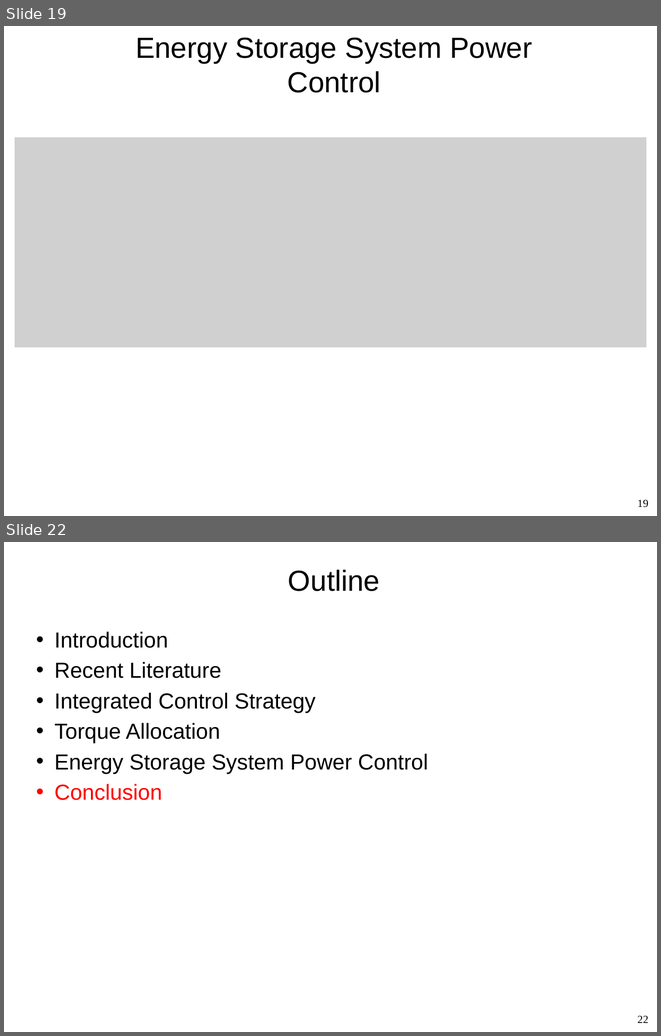
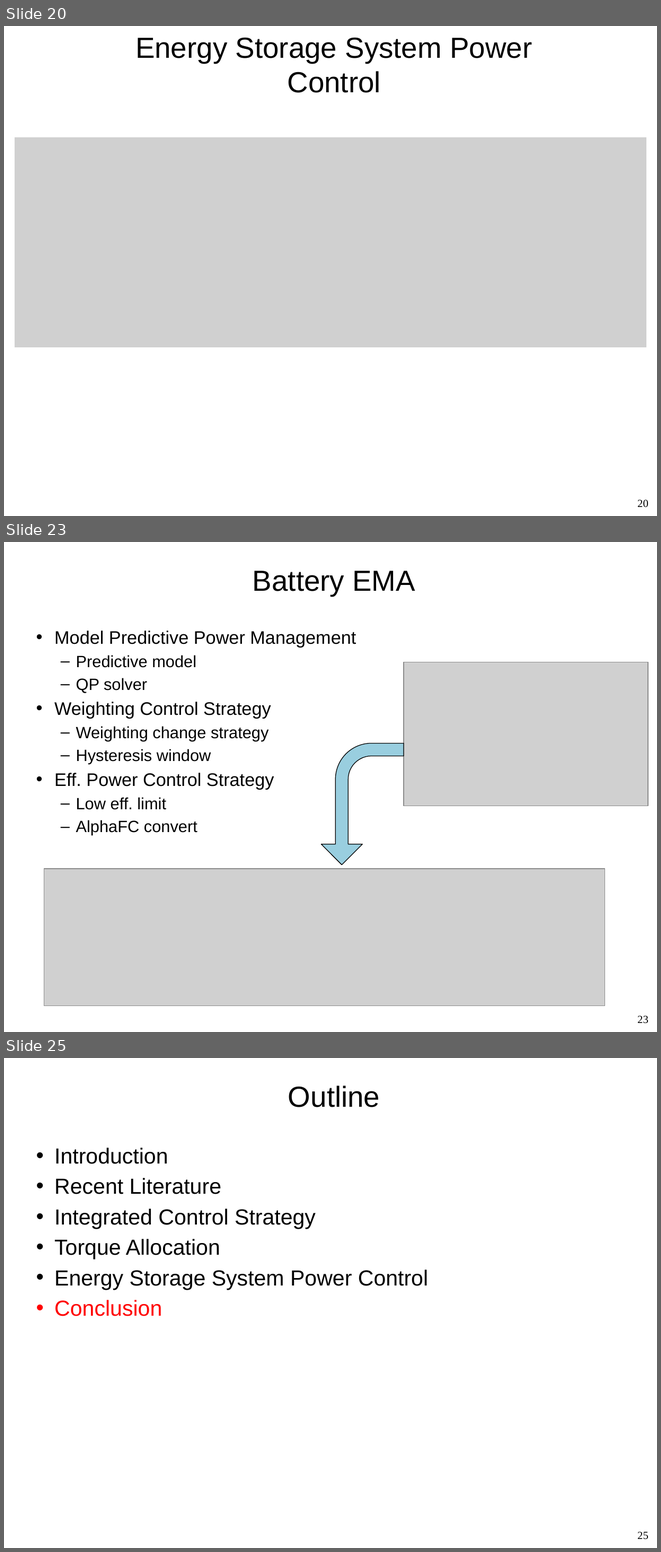
Before and after one commit to david54573/MPC-for-fuel-cell-hybrid-EMA, a slide deck: MVC2023_EMA.pptx. Shown one above the other, each under a label of ours: slides 19 and 22 before the commit, slides 20, 23 and 25 after it; the slides between them are not shown. The pictures are 661x1036 and 661x1552 pixels, drawn with LibreOffice and Linux fonts; fonts in the diff are those of the drawing; grey boxes stand for pictures; background and template pictures are left out. Boxes give left, top, right and bottom in pixels: in the first picture for what was removed or moved away, otherwise in the second. Text is boxed around its words. In the diff, an @@ line names an element or a change of style, - is before the commit and + after.

```diff
--- a/MVC2023_EMA.pptx
+++ b/MVC2023_EMA.pptx
@@ slide 23 added at [4,542,657,1032], background #FFFFFF @@
@@ title added at [253,571,415,596], 32 pt, text #000000 @@
+Battery EMA
@@ text added at [54,631,356,835], 18 pt, text #000000 @@
+• Model Predictive Power Management
+  – Predictive model
+  – QP solver
+• Weighting Control Strategy
+  – Weighting change strategy
+  – Hysteresis window
+• Eff. Power Control Strategy
+  – Low eff. limit
+  – AlphaFC convert
@@ picture added at [404,662,648,806] @@
@@ bent arrow added at [321,743,404,865], fill #99CEDF, outline #000000 0.75 pt @@
@@ picture added at [44,868,604,1006] @@
@@ page number added at [637,1015,648,1023], 12 pt, text #000000 @@
+23
@@ what was slide 19 is now slide 20 @@
@@ page number at [637,499,648,507]: text changed @@
-19
+20
@@ what was slide 22 is now slide 25 @@
@@ page number at [637,1531,648,1539]: text changed @@
-22
+25
```
Also in this commit, not shown: 3 slides changed, 2 other slides added, 1 other file.
